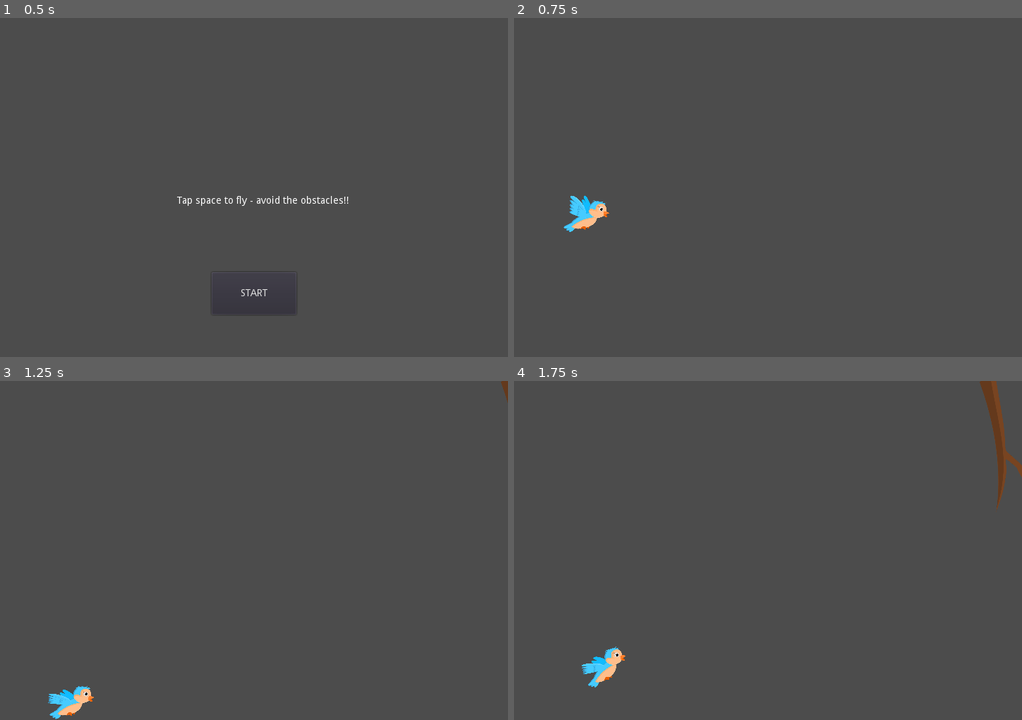
Above: before the commit, frames 1-4 (two rows, left to right).
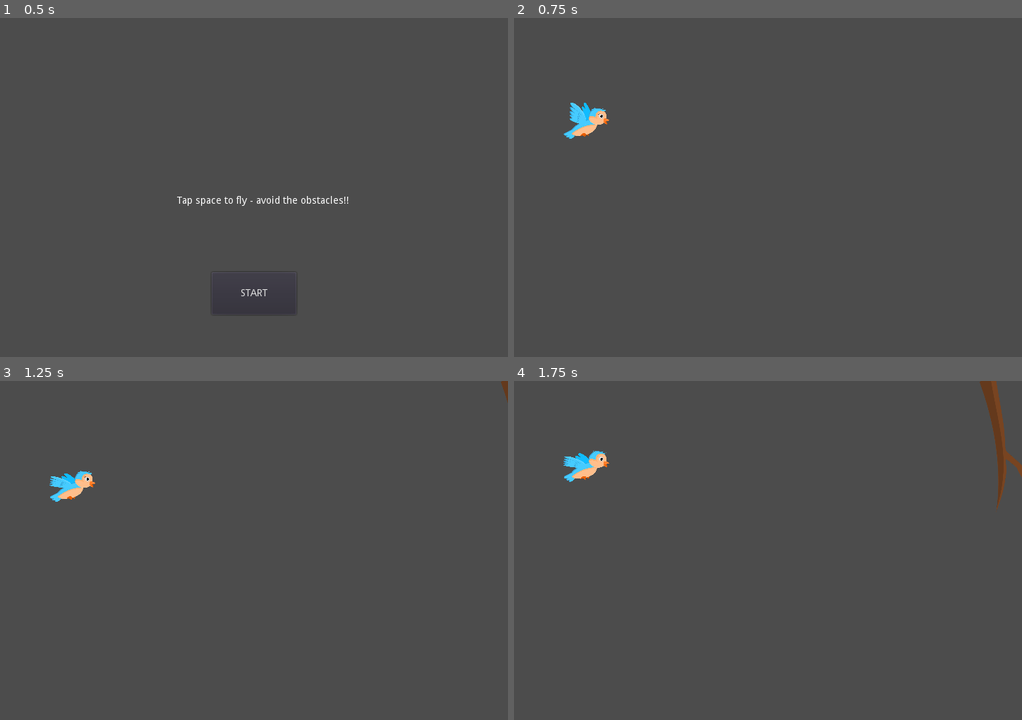
Above: after the commit, the same moments.

Repository: benfernandes/gamejam-august-2020
Game: Godot game, scene res://flappy-bird/FlappyBirdMain.tscn
The game is run twice, just before and just after one commit, with the same random seed, the same clock (stepped at 60 frames per second) and the same inputs. This scene is started directly instead of the project's main scene.
Inputs (mouse positions are in pixels of both pictures, inside the frame that each line leads up to):
- Up to frame 1 (0.5 s): no input
- Up to frame 2 (0.75 s): click "START" at 0.5 s
- Up to frame 3 (1.25 s): no input
- Up to frame 4 (1.75 s): move the mouse to (879, 533) at 1.27 s; hold Space (flap) from 1.28 s (still down); click (879, 533) at 1.42 s

Frame 1 is identical in both runs. In frame 2, 1.0% of the frame differs, in the area x 9-19%, y 25-64%; in frame 3, 1.0%; in frame 4, 1.0%.

Commit message:
End the game when the player hits something

Diff:
--- a/flappy-bird/FlappyBird.gd
+++ b/flappy-bird/FlappyBird.gd
@@ -73,7 +73,7 @@
 	  obstacle.stop()
 	if goal_instance != null:
 		goal_instance.stop()
-	#get_node("Player").sleeping = true
+	get_node("Player/KinematicBody2D").stop()
 
 func create_timer(timeout, callback, shouldRepeat):
 	var timer = Timer.new()
--- a/flappy-bird/Goal.gd
+++ b/flappy-bird/Goal.gd
@@ -20,7 +20,6 @@
 	if !isStopped:
 		var collision = move_and_collide(Vector2(-speed, 0) * delta)
 		if collision:
-			print("Goal!")
 			get_parent().level_complete()
 
 func stop():
--- a/flappy-bird/Obstacles/Obstacle.gd
+++ b/flappy-bird/Obstacles/Obstacle.gd
@@ -6,11 +6,12 @@
 # var b = "text"
 
 var speed
+var timer
 var isStopped = false
 
 # Called when the node enters the scene tree for the first time.
 func _ready():
-	var timer = Timer.new()
+	timer = Timer.new()
 	add_child(timer)
 
 	timer.connect("timeout", self, "_on_Timer_timeout")
@@ -27,8 +28,8 @@
 	if !isStopped:
 		var collision = move_and_collide(Vector2(-speed, 0) * delta)
 		if collision:
-			print("Collision!")
 			get_parent().game_over()
 
 func stop():
 	isStopped = true
+	timer.stop()
--- a/flappy-bird/Player.gd
+++ b/flappy-bird/Player.gd
@@ -1,11 +1,27 @@
-extends RigidBody2D
+extends KinematicBody2D
+
+var isStopped = false
+var hasStarted = false
+var velocity = 0
 
 func _ready():
 	pass
 
 func flap():
-	set_linear_velocity(Vector2(0, -150))
+	hasStarted = true
+
+	if velocity < 500:
+		velocity = velocity + 150
 
 func _input(event):
 	if event.is_action_pressed("flap"):
 		flap()
+
+func _physics_process(delta):
+	if !isStopped && hasStarted:
+		var collision = move_and_collide(Vector2(0, -velocity) * delta)
+		if velocity > -500:
+			velocity = velocity - (400 * delta)
+
+func stop():
+	isStopped = true
--- a/flappy-bird/Player.tscn
+++ b/flappy-bird/Player.tscn
@@ -37,18 +37,17 @@
 
 [node name="Player" type="Node2D"]
 
-[node name="PlayerRigidBody" type="RigidBody2D" parent="."]
-gravity_scale = 5.0
+[node name="KinematicBody2D" type="KinematicBody2D" parent="."]
 script = ExtResource( 2 )
 
-[node name="AnimatedSprite" type="AnimatedSprite" parent="PlayerRigidBody"]
+[node name="AnimatedSprite" type="AnimatedSprite" parent="KinematicBody2D"]
 position = Vector2( 103.238, 146.725 )
 scale = Vector2( 0.1, 0.1 )
 frames = SubResource( 5 )
 frame = 1
 playing = true
 
-[node name="CollisionShape2D" type="CollisionShape2D" parent="PlayerRigidBody"]
+[node name="CollisionShape2D" type="CollisionShape2D" parent="KinematicBody2D"]
 position = Vector2( 101.702, 150.482 )
 rotation = -2.15723
 shape = SubResource( 6 )
